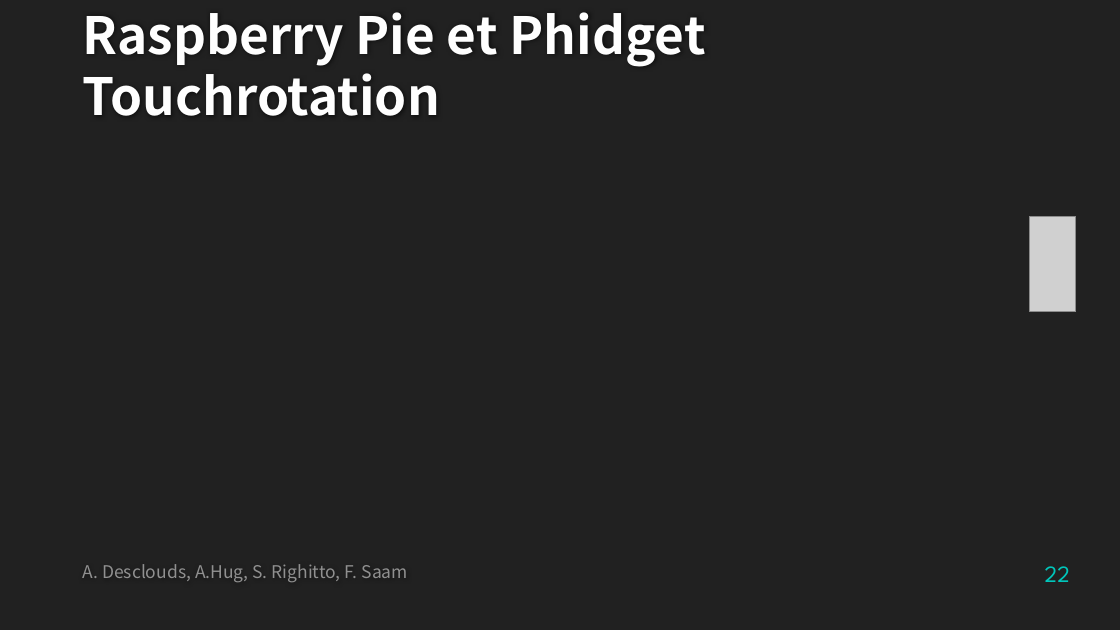
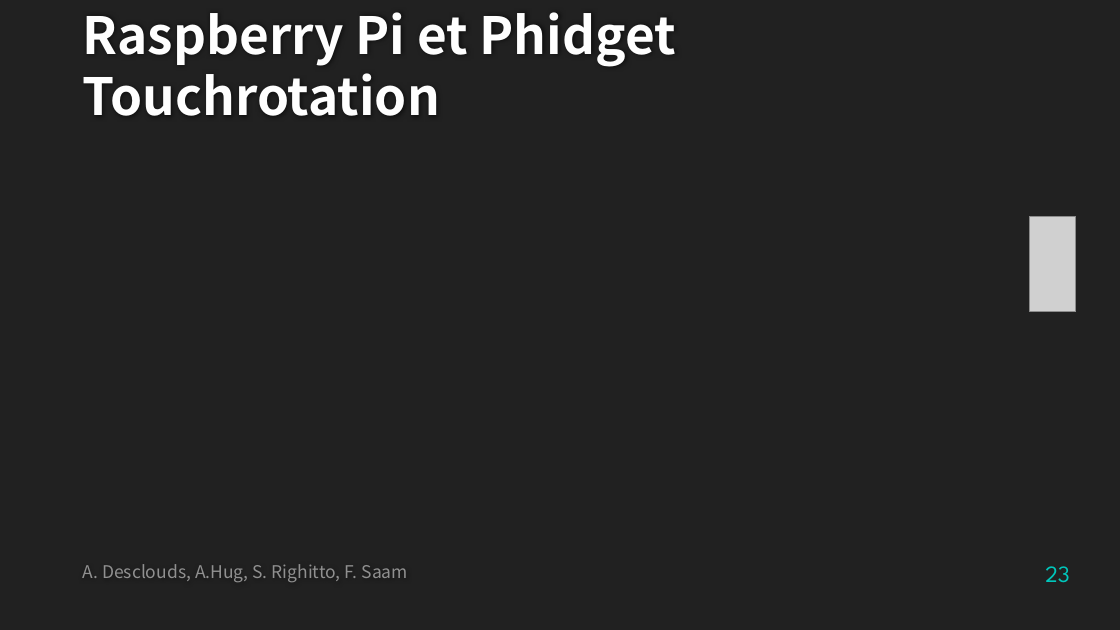
Before and after one commit to SimoneRighitto/SFT15_Elisa, a slide deck: slide 23 of Elisa-3_presentation.pptx (slide 22 before the commit). Drawn at 1120x630 pixels with LibreOffice and Linux fonts; fonts in the diff are those of the drawing; grey boxes stand for pictures; background and template pictures are left out. Boxes give left, top, right and bottom in pixels: in the first picture for what was removed or moved away, otherwise in the second. Text is boxed around its words. In the diff, an @@ line names an element or a change of style, - is before the commit and + after.

```diff
--- a/Elisa-3_presentation.pptx
+++ b/Elisa-3_presentation.pptx
@@ title at [83,12,676,116]: text changed @@
-Raspberry Pie et Phidget Touchrotation
+Raspberry Pi et Phidget Touchrotation
@@ page number at [1045,566,1070,582]: text changed @@
-22
+23
```
Also in this commit, not shown: 3 other slides changed, 1 slide added.
